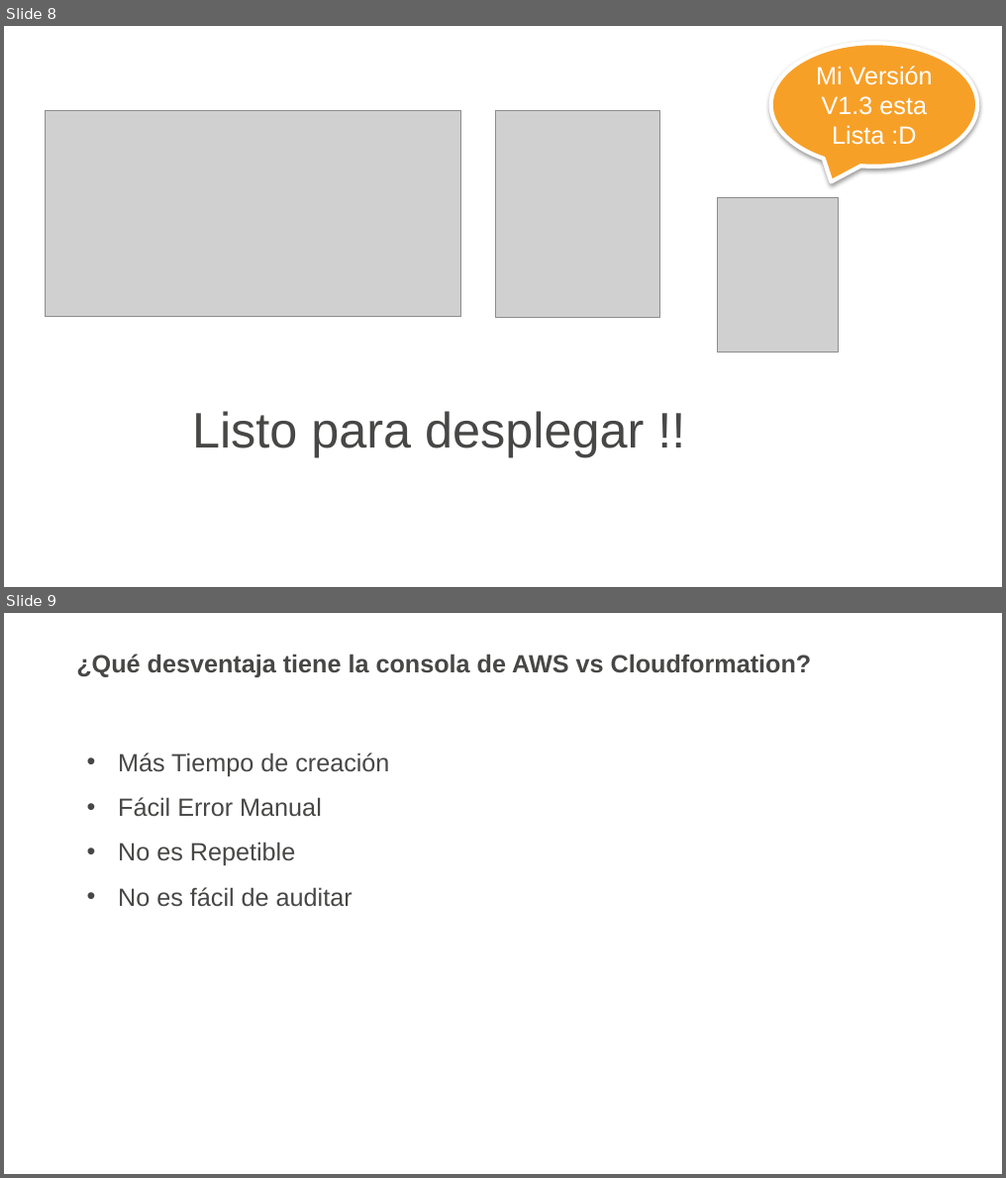
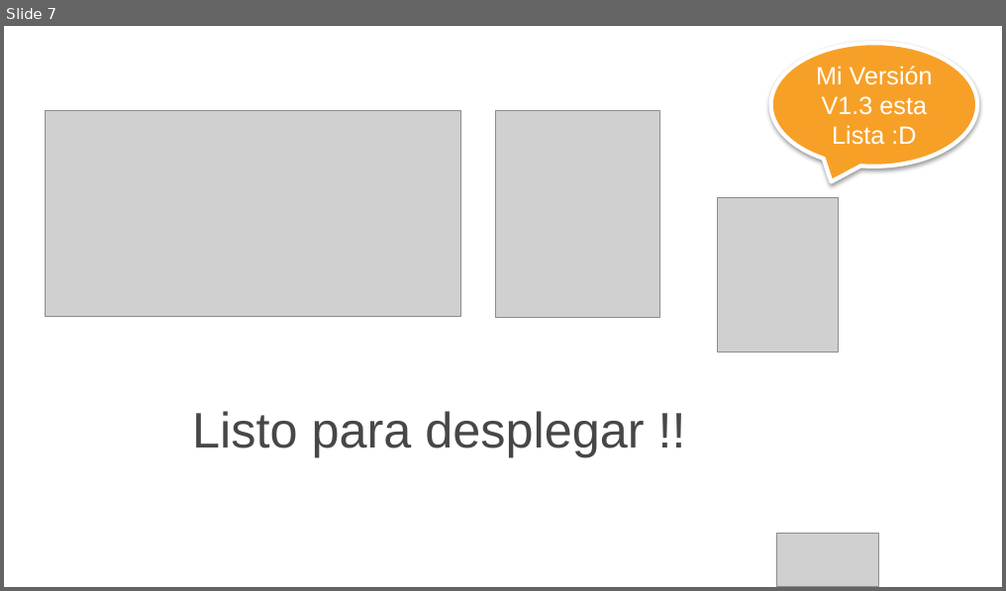
Before and after one commit to awsusergroupsantiago/demos, a slide deck: AWSUserGroup/22-06-2017/presentación/cloudformation.pptx. Shown one above the other, each under a label of ours: slides 8 and 9 before the commit, slide 7 after it. The pictures are 1006x1178 and 1006x591 pixels, drawn with LibreOffice and Linux fonts; fonts in the diff are those of the drawing; grey boxes stand for pictures; background and template pictures are left out. Boxes give left, top, right and bottom in pixels: in the first picture for what was removed or moved away, otherwise in the second. Text is boxed around its words. In the diff, an @@ line names an element or a change of style, - is before the commit and + after.

```diff
--- a/AWSUserGroup/22-06-2017/presentación/cloudformation.pptx
+++ b/AWSUserGroup/22-06-2017/presentación/cloudformation.pptx
@@ slide 9 removed at <box>4,613,1002,1174</box>, background #FFFFFF @@
@@ text removed at <box>76,654,812,677</box> @@
-¿Qué desventaja tiene la consola de AWS vs Cloudformation?
@@ text removed at <box>118,753,389,907</box> @@
-• Más Tiempo de creación
-• Fácil Error Manual
-• No es Repetible
-• No es fácil de auditar
@@ what was slide 8 is now slide 7 @@
@@ slide 7 changed as well @@
@@ picture added at <box>777,533,879,586</box> @@
```
Also in this commit, not shown: 19 other slides changed, 4 slides added, 6 other slides removed.
